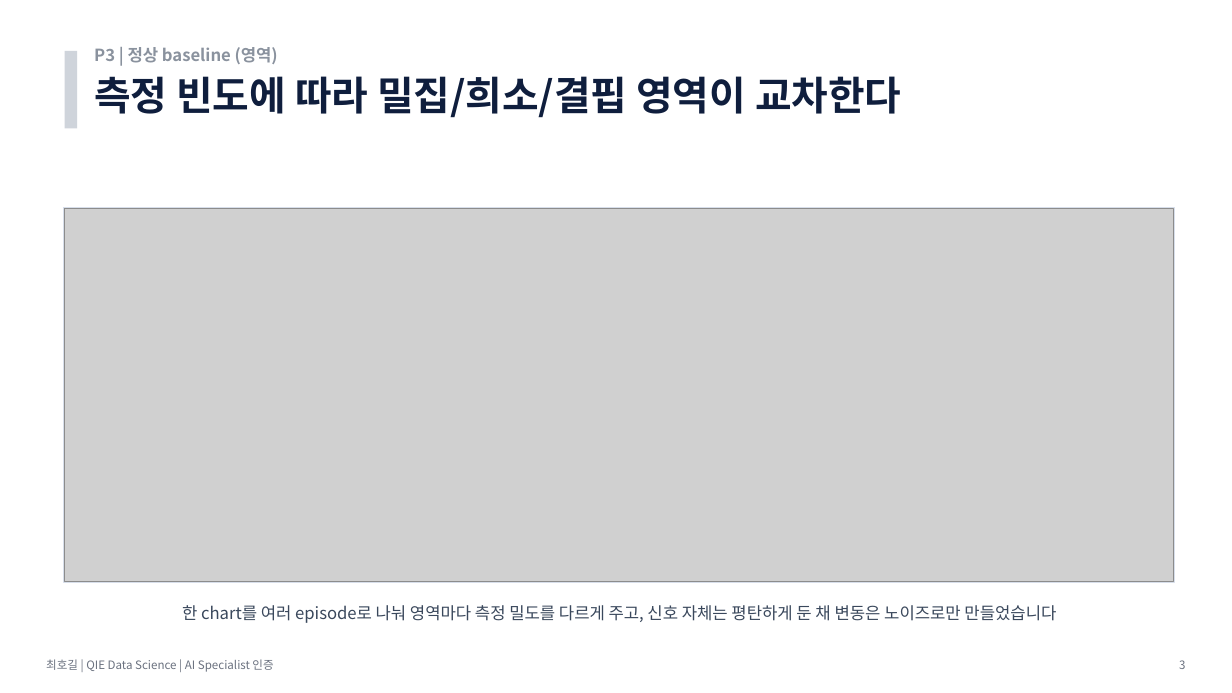
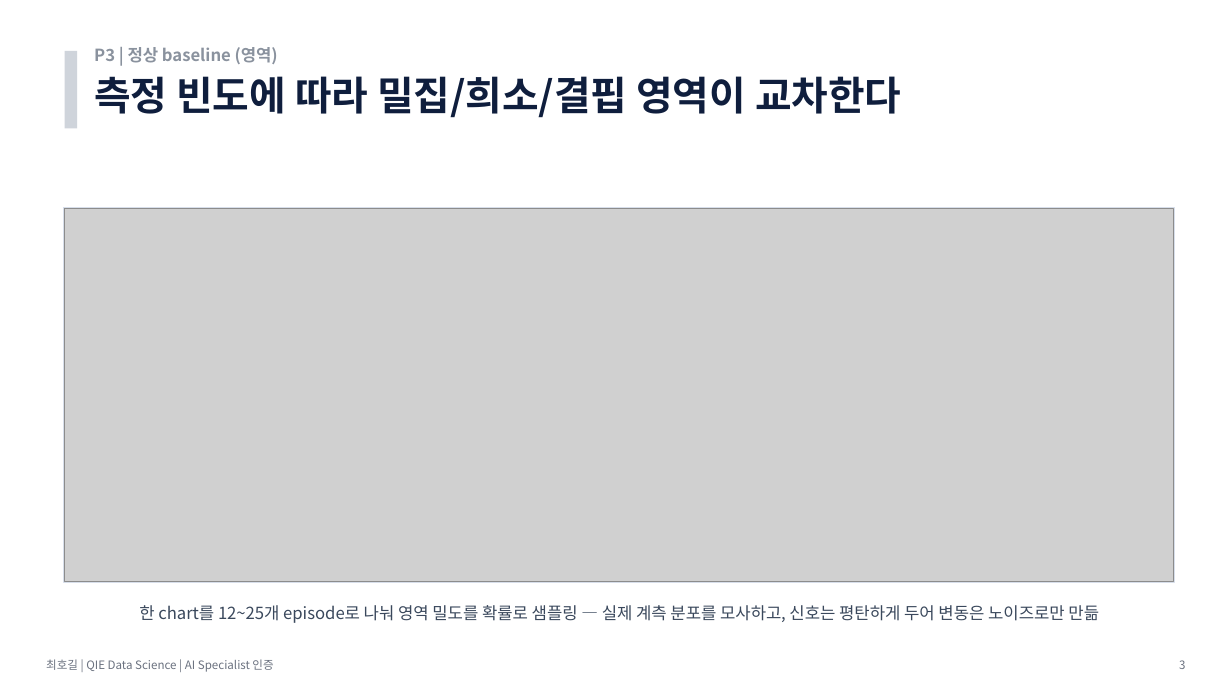
Before and after one commit to hogil/fbm_paper, a slide deck: slide 3 of recommendation/presentation/발표_P3_데이터생성_최호길.pptx. Drawn at 1232x693 pixels with LibreOffice and Linux fonts; fonts in the diff are those of the drawing; grey boxes stand for pictures. Boxes give left, top, right and bottom in pixels: in the first picture for what was removed or moved away, otherwise in the second. Text is boxed around its words. In the diff, an @@ line names an element or a change of style, - is before the commit and + after.

```diff
--- a/recommendation/presentation/발표_P3_데이터생성_최호길.pptx
+++ b/recommendation/presentation/발표_P3_데이터생성_최호길.pptx
@@ text at (139, 605, 1099, 623): text changed @@
-한 chart를 여러 episode로 나눠 영역마다 측정 밀도를 다르게 주고, 신호 자체는 평탄하게 둔 채 변동은 노이즈로만 만들었습니다
+한 chart를 12~25개 episode로 나눠 영역 밀도를 확률로 샘플링 — 실제 계측 분포를 모사하고, 신호는 평탄하게 두어 변동은 노이즈로만 만듦
```
Also in this commit, not shown: 6 other slides changed, 1 slide removed, 1 other file.
